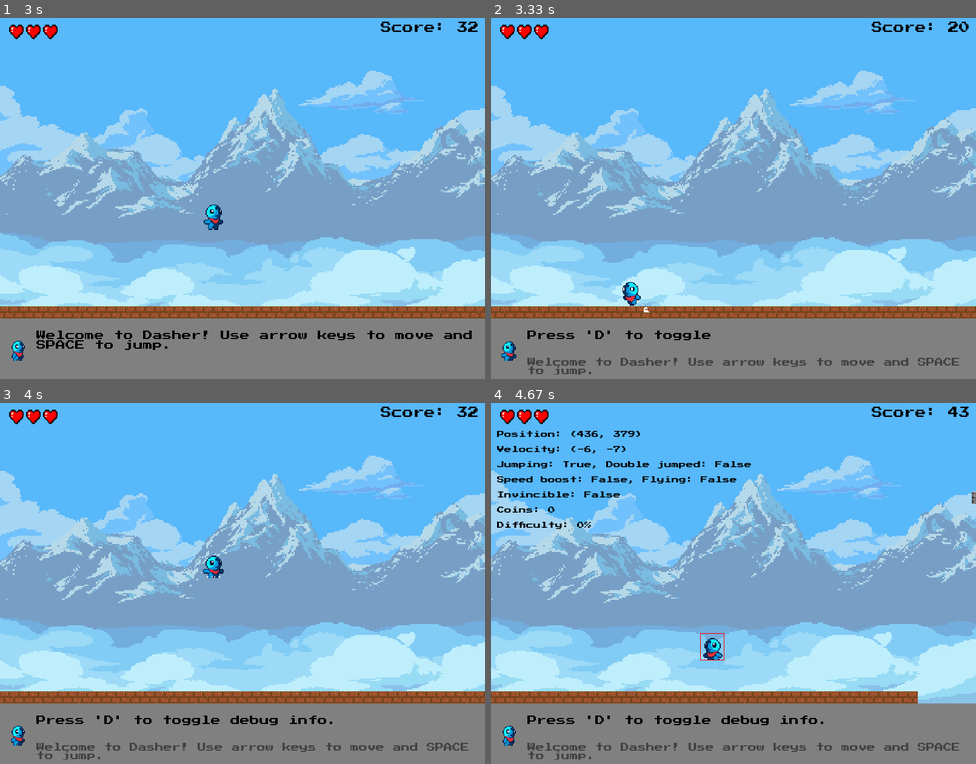
Above: before the commit, frames 1-4 (two rows, left to right).
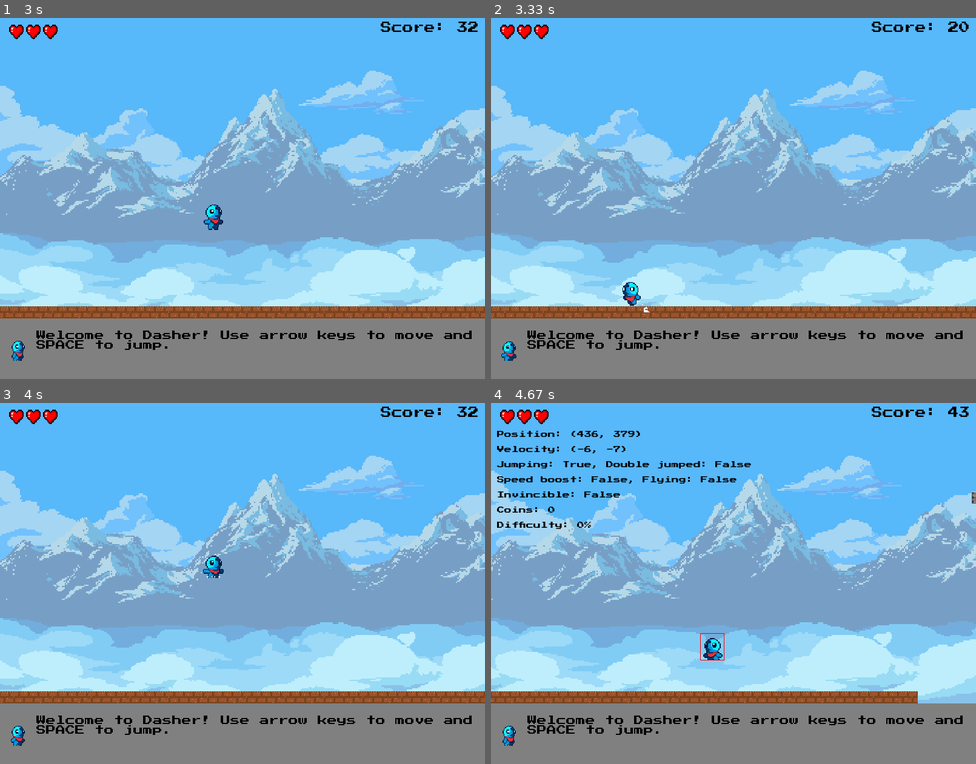
Above: after the commit, the same moments.

Repository: jakezhiming/dasher
Game: pygame game, started from main.py
Same seed, same stepped clock (60 frames per second), same inputs: the game is played once before the commit and once after it.
Inputs:
- Up to frame 1 (3 s): hold Right 0.33-0.8 s; hold Right 0.83-1.3 s; tap Space at 0.9, 1.2, 1.4, 1.7, 1.97, 2.27, 2.4, 2.7 s; tap D at 0.98, 2.48 s; hold Left 1.33-1.87 s; hold Left 1.9-2.3 s; hold Right 2.33-2.97 s
- Up to frame 2 (3.33 s): hold Left from 3 s (still down); tap Space at 3.07 s
- Up to frame 3 (4 s): tap Space at 3.37, 3.57, 3.87 s; release Left at 3.47 s; hold Right 3.5-3.97 s
- Up to frame 4 (4.67 s): hold Right 4-4.47 s; tap Space at 4.07, 4.37, 4.57 s; tap D at 4.15 s; hold Left from 4.5 s (still down)

Frame 1 is identical in both runs. In frame 2, 1.7% of the frame differs, in the area x 7-98%, y 86-99%; in frame 3, 1.7%; in frame 4, 1.7%.

Commit message:
fix bugs

Diff:
--- a/constants.py
+++ b/constants.py
@@ -68,8 +68,6 @@
 MESSAGE_CHAR_DELAY = 5            # ms between characters in scrolling text
 DEFAULT_MESSAGE_DELAY = 5000      # ms between default messages
 WELCOME_MESSAGE = "Welcome to Dasher! Use arrow keys to move and SPACE to jump."
-CONTROLS_MESSAGE = "Press 'D' to toggle debug info."
-CONTROLS_MESSAGE_DELAY = 3000     # ms delay before showing controls message
 
 # ===== ANIMATION CONSTANTS =====
 PLAYER_ANIMATION_SPEED = 0.2      # Frames per second
--- a/main.py
+++ b/main.py
@@ -6,7 +6,7 @@
     WIDTH, HEIGHT, PLAY_AREA_HEIGHT, STATUS_BAR_HEIGHT,
     GAME_RUNNING, GAME_LOST_MESSAGE, GAME_OVER, GAME_OVER_DISPLAY_DURATION,
     BLUE, BLACK, RED, SEGMENT_LENGTH_MULTIPLIER, WELCOME_MESSAGE,
-    CONTROLS_MESSAGE, CONTROLS_MESSAGE_DELAY, PLAYER_INITIAL_X, PLAYER_INITIAL_Y
+    PLAYER_INITIAL_X, PLAYER_INITIAL_Y
 )
 from utils import render_retro_text, draw_background
 from player import Player
@@ -46,9 +46,6 @@
 
 # Set initial messages
 message_manager.set_message(WELCOME_MESSAGE)
-# Add a message about the hitbox toggle after a delay
-pygame.time.set_timer(pygame.USEREVENT, CONTROLS_MESSAGE_DELAY)
-show_controls_message = True
 
 # Main loop
 running = True
@@ -64,9 +61,6 @@
     for event in pygame.event.get():
         if event.type == pygame.QUIT:
             running = False
-        elif event.type == pygame.USEREVENT and show_controls_message:
-            message_manager.set_message(CONTROLS_MESSAGE)
-            show_controls_message = False
 
     if game_state == GAME_RUNNING:
         # Game logic
--- a/player.py
+++ b/player.py
@@ -615,6 +615,13 @@
             elif not self.invincible_from_damage and current_time - self.invincible_timer > INVINCIBILITY_DURATION:
                 self.invincible = False
 
+            # Update flashing effect when invincible from damage
+            if self.invincible_from_damage:
+                # Flash every 100ms (10 times per second)
+                if current_time - self.invincible_flash_timer > 100:
+                    self.invincible_flash = not self.invincible_flash
+                    self.invincible_flash_timer = current_time
+
         # Update score based on distance and coins
         distance_score = int(self.x / 10)
         self.score = distance_score + self.coin_score
@@ -660,8 +667,11 @@
         self.invincible_timer = pygame.time.get_ticks()
         self.invincible_from_damage = from_damage
 
-        # Reset the hurt animation timer when taking damage
+        # Initialize flashing effect when taking damage
         if from_damage:
+            self.invincible_flash = True
+            self.invincible_flash_timer = pygame.time.get_ticks()
+            # Reset the hurt animation timer when taking damage
             self.hurt_animation_timer = pygame.time.get_ticks()
             # Reset animation frame to start the hurt animation from the beginning
             self.animation_frame = 0
--- a/ui.py
+++ b/ui.py
@@ -194,16 +194,12 @@
     if player.lives == 1 and not message_manager.has_shown_message("last_life"):
         message_manager.set_message("You're on your last life! Be careful!")
         message_manager.mark_message_shown("last_life")
-    elif player.lives > 0 and player.invincible and player.invincible_from_damage:
-        message_manager.set_message("Ouch! You're temporarily invincible after taking damage.")
     elif player.invincible and not player.invincible_from_damage:
         message_manager.set_message("You're invincible! Nothing can hurt you now!")
     elif player.flying:
         message_manager.set_message("You can fly now! Press SPACE to soar through the sky!")
     elif player.speed_boost:
         message_manager.set_message("Super speed activated! Zoom zoom!")
-    elif player.immobilized:
-        message_manager.set_message("You're stuck! Wait to regain movement.")
     # Only show default messages if it's been a while since the last one
     elif message_manager.can_show_default_message():
         message_manager.set_message(default_messages[message_manager.default_message_index])
